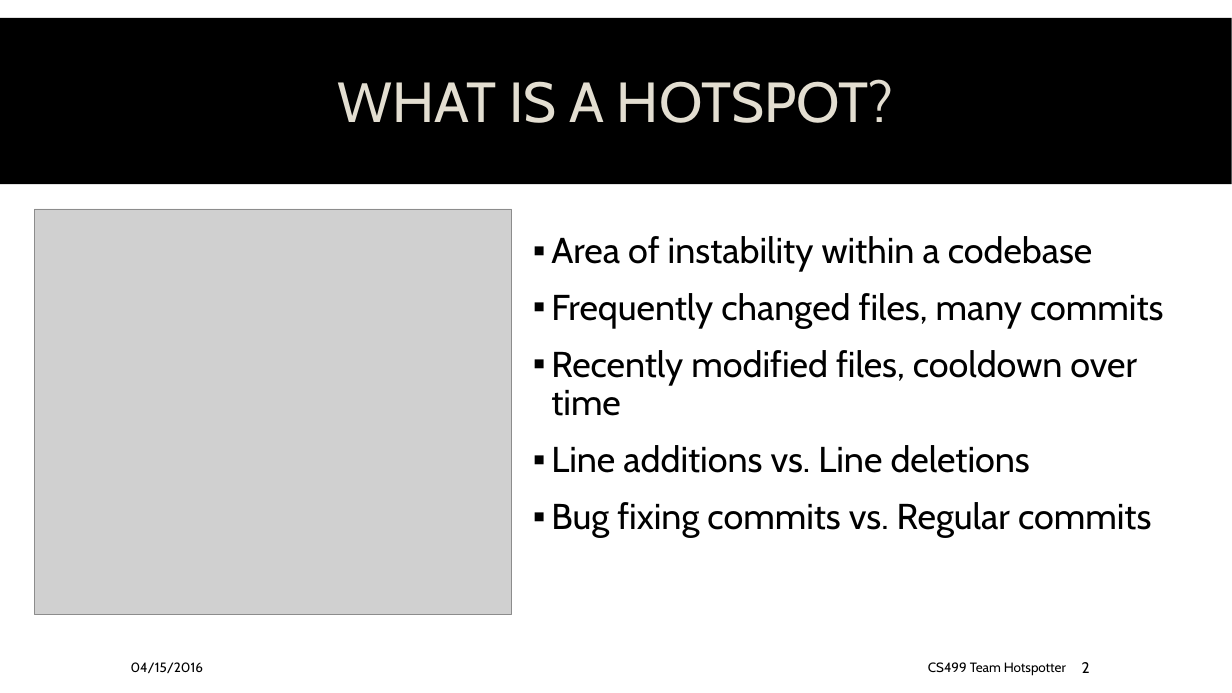
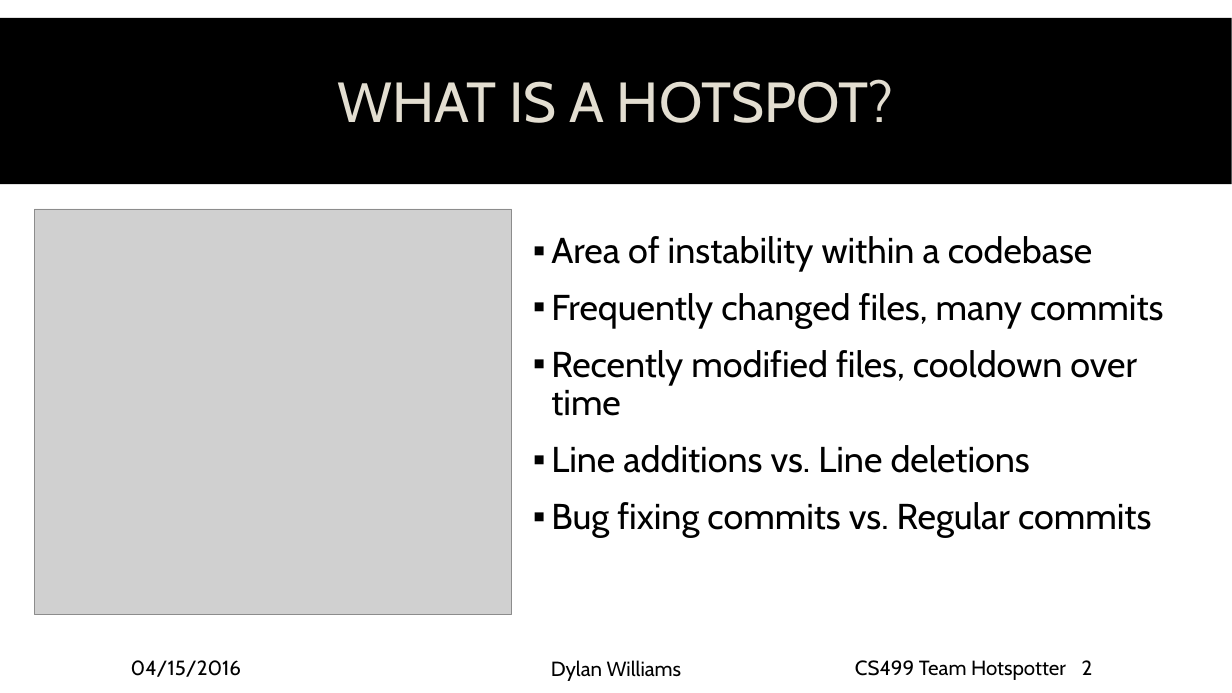
Before and after one commit to spesmit/hotspotter, a slide deck: slide 2 of Documentation/Presentations/CS499 Final Presentation.pptx. Drawn at 1232x693 pixels with LibreOffice and Linux fonts; fonts in the diff are those of the drawing; grey boxes stand for pictures; background and template pictures are left out. Boxes give left, top, right and bottom in pixels: in the first picture for what was removed or moved away, otherwise in the second. Text is boxed around its words. In the diff, an @@ line names an element or a change of style, - is before the commit and + after.

Commit message:
add names to slides and formatted everything per groups will

```diff
--- a/Documentation/Presentations/CS499 Final Presentation.pptx
+++ b/Documentation/Presentations/CS499 Final Presentation.pptx
@@ text "04/15/2016" at [131, 660, 241, 677]: size 10.5 to 16 pt @@
@@ text "CS499 Team Hotspotter" at [855, 660, 1066, 680]: size 10.5 to 16 pt @@
@@ page number at [1082, 660, 1093, 675]: size 12 to 16 pt @@
@@ text added at [551, 660, 681, 681], 16 pt, text #000000 @@
+Dylan Williams
```
Also in this commit, not shown: 12 other slides changed.
